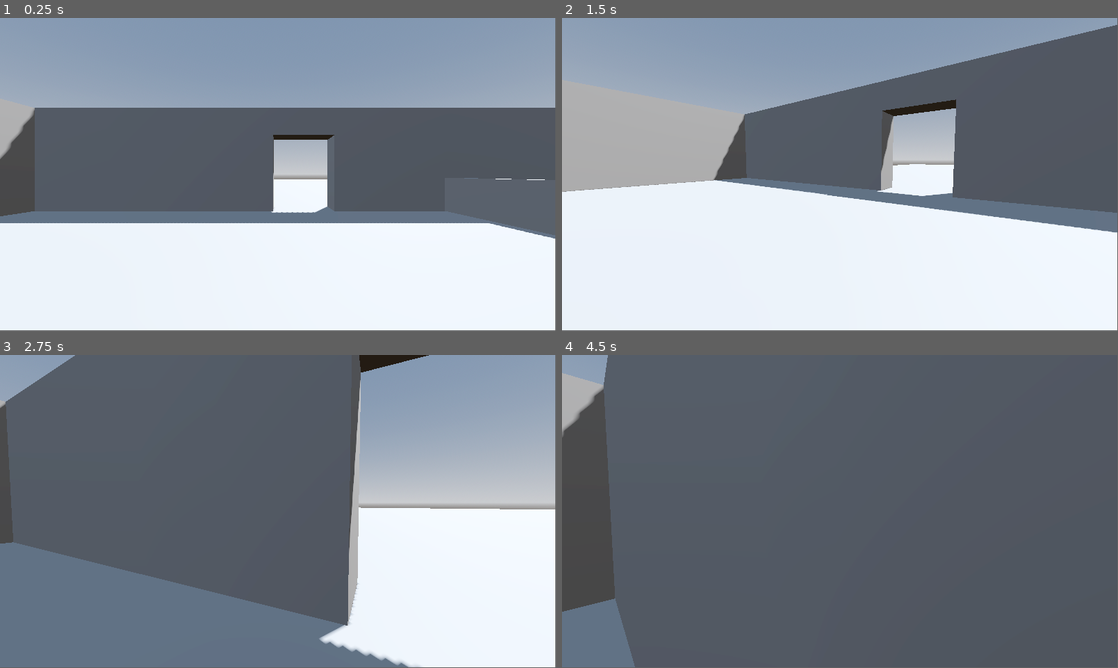
Above: before the commit, frames 1-4 (two rows, left to right).
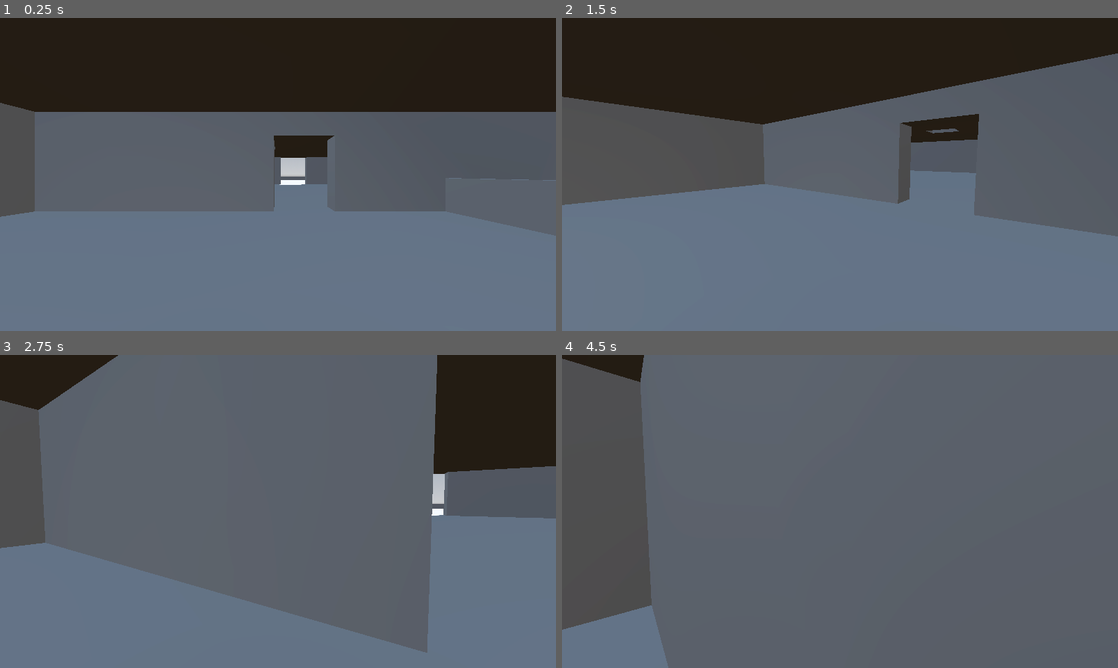
Above: after the commit, the same moments.

Repository: Vienna4k/richardson-alan-3d-project
Game: Godot game, scene res://Scenes/main.tscn
Two runs of this game, one before a commit and one after it. Both use one fixed random seed, a clock stepped at 60 frames per second and the inputs below. The project has no main scene, so this scene is started directly.
Inputs (mouse positions are in pixels of both pictures, inside the frame that each line leads up to):
- Up to frame 1 (0.25 s): no input
- Up to frame 2 (1.5 s): tap Enter (ui_accept) at 0.5, 0.6 s; move the mouse to (962, 158) at 0.52 s; hold D (strafe_right) 0.53-1.28 s; click (962, 158) at 0.67 s; tap Space (jump, bound only after the commit) at 0.77, 1.07 s; tap F (freefly, bound only after the commit) at 0.8, 1.35 s; move the mouse to (812, 174) at 1.27 s; hold W (forward) from 1.28 s (still down)
- Up to frame 3 (2.75 s): keep holding W (forward); tap Space (jump, bound only after the commit) at 1.52, 1.82, 2.3 s; tap Shift (sprint, bound only after the commit) at 1.55, 2.1 s; move the mouse to (289, 505) at 2.02 s
- Up to frame 4 (4.5 s): keep holding W (forward); move the mouse to (834, 514) at 2.77 s; tap Space (jump, bound only after the commit) at 2.85, 3.02, 3.32, 3.77, 4.07 s; click (834, 514) at 2.92 s; tap Enter (ui_accept) at 3.05, 3.6, 4.25 s; move the mouse to (878, 514) at 3.52 s; tap F (freefly, bound only after the commit) at 3.8, 4.35 s; move the mouse to (795, 508) at 4.27 s
The window is 799x449 before the commit and 800x450 after it. Grey fills any space a smaller window leaves; there, only what the larger window draws over its background counts as a difference.

The runs differ from the first frame. In frame 1, 66% of the frame differs, in the area x 0-100%, y 0-100%; in frame 2, 80%; in frame 3, 39%; in frame 4, 3.6%.

Commit message:
Add level geometry, lights and input actions

Diff:
--- a/Scenes/main.tscn
+++ b/Scenes/main.tscn
@@ -26,6 +26,7 @@
 
 [node name="ProtoController" parent="." unique_id=1032252939 instance=ExtResource("1_jjgbg")]
 transform = Transform3D(1, 0, 0, 0, 1, 0, 0, 0, 1, -4.4, 0.4, -17.300001)
+can_sprint = true
 
 [node name="CSGCombiner3D" type="CSGCombiner3D" parent="." unique_id=435496595]
 use_collision = true
@@ -33,6 +34,24 @@
 [node name="CSGBox3D2" type="CSGBox3D" parent="CSGCombiner3D" unique_id=35257026]
 transform = Transform3D(1, 0, 0, 0, 1, 0, 0, 0, 1, 21.899998, -0.4, -43.149998)
 size = Vector3(90.4, 0.2, 113.1)
+
+[node name="CSGBox3D11" type="CSGBox3D" parent="CSGCombiner3D" unique_id=628640713]
+transform = Transform3D(1, 0, 0, 0, 4.5, 0, 0, 0, 1, -2.4000034, 6.0750003, -28.094185)
+size = Vector3(34.8, 0.3, 67.58838)
+
+[node name="CSGBox3D" type="CSGBox3D" parent="CSGCombiner3D/CSGBox3D11" unique_id=934407331]
+transform = Transform3D(1, 0, 0, 0, 1, 0, 0, 0, 1, -3.9, 0, -16.850002)
+operation = 2
+size = Vector3(3, 1, 2.9)
+
+[node name="CSGBox3D13" type="CSGBox3D" parent="CSGCombiner3D" unique_id=826762795]
+transform = Transform3D(-4.371139e-08, 0, 1, 0, 4.5, 0, -1, 0, -4.371139e-08, 32.05, 4.818878, -12.249995)
+size = Vector3(20.7, 0.34172362, 34.100002)
+
+[node name="CSGBox3D" type="CSGBox3D" parent="CSGCombiner3D/CSGBox3D13" unique_id=727234061]
+transform = Transform3D(1, 0, 0, 0, 1, 0, 0, 0, 1, 5.3499985, 0, 5.5)
+operation = 2
+size = Vector3(6.7000003, 1, 12.8)
 
 [node name="CSGBox3D3" type="CSGBox3D" parent="CSGCombiner3D" unique_id=1976982534]
 transform = Transform3D(1, 0, 0, 0, 1, 0, 0, 0, 1, -2.5500002, 2.5499997, -29.8)
@@ -44,16 +63,62 @@
 size = Vector3(3.5, 5.2000003, 4.6)
 
 [node name="CSGBox3D6" type="CSGBox3D" parent="CSGCombiner3D" unique_id=1840061085]
-transform = Transform3D(1, 0, 0, 0, 1, 0, 0, 0, 1, -2.5500002, 2.5499997, 4.800002)
-size = Vector3(34.9, 6.1, 1.69)
+transform = Transform3D(1, 0, 0, 0, 1, 0, 0, 0, 1, -2.5500002, 8.199999, 4.800002)
+size = Vector3(34.9, 17.4, 1.69)
 
-[node name="CSGBox3D4" type="CSGBox3D" parent="CSGCombiner3D" unique_id=989781171]
+[node name="d" type="CSGBox3D" parent="CSGCombiner3D" unique_id=989781171]
 transform = Transform3D(-4.371139e-08, 0, -1, 0, 1, 0, 1, 0, -4.371139e-08, 14.15, 2.5499997, -11.699999)
 size = Vector3(34.9, 6.1, 1.69)
 
+[node name="CSGBox3D13" type="CSGBox3D" parent="CSGCombiner3D/d" unique_id=792942435]
+transform = Transform3D(-4.371139e-08, 0, 1, 0, 1, 0, -1, 0, -4.371139e-08, 1.9422817, -1.1000001, -0.18503189)
+operation = 2
+size = Vector3(3.5, 5.2000003, 4.6)
+
+[node name="d2" type="CSGBox3D" parent="CSGCombiner3D" unique_id=1635994072]
+transform = Transform3D(-4.371139e-08, 0, -1, 0, 1, 0, 1, 0, -4.371139e-08, 14.150002, 2.5499997, -45.48208)
+size = Vector3(32.8, 6.1, 1.69)
+
+[node name="d3" type="CSGBox3D" parent="CSGCombiner3D" unique_id=1177056352]
+transform = Transform3D(-1, 0, 8.742278e-08, 0, 1, 0, -8.742278e-08, 0, -1, -3.2499962, 2.5499997, -61.032078)
+size = Vector3(33.3, 6.1, 1.69)
+
+[node name="CSGBox3D" type="CSGBox3D" parent="CSGCombiner3D/d3" unique_id=714290584]
+transform = Transform3D(1, 0, 0, 0, 1, 0, 0, 0, 1, -2.15, 0.05000043, -0.049999237)
+operation = 2
+size = Vector3(5.3, 6.1, 2.9)
+
+[node name="d4" type="CSGBox3D" parent="CSGCombiner3D" unique_id=1093182114]
+transform = Transform3D(1.3113416e-07, 0, 1, 0, 1, 0, -1, 0, 1.3113416e-07, -19.049997, 2.5499997, -46.032085)
+size = Vector3(31.7, 6.1, 1.69)
+
+[node name="CSGBox3D9" type="CSGBox3D" parent="CSGCombiner3D" unique_id=702165474]
+transform = Transform3D(-1, 0, 8.742278e-08, 0, 1, 0, -8.742278e-08, 0, -1, 31.55, 8.15, -2.7999964)
+size = Vector3(34.9, 17.300001, 1.69)
+
+[node name="CSGBox3D12" type="CSGBox3D" parent="CSGCombiner3D" unique_id=2037473916]
+transform = Transform3D(1.3113416e-07, 0, 1, 0, 1, 0, -1, 0, 1.3113416e-07, 48.25, 8.15, -12.249995)
+size = Vector3(20.6, 17.300001, 1.69)
+
+[node name="CSGBox3D10" type="CSGBox3D" parent="CSGCombiner3D" unique_id=547587400]
+transform = Transform3D(-1, 0, 8.742278e-08, 0, 1, 0, -8.742278e-08, 0, -1, 31.550001, 8.15, -21.699997)
+size = Vector3(34.9, 17.300001, 1.69)
+
 [node name="CSGBox3D5" type="CSGBox3D" parent="CSGCombiner3D" unique_id=617742459]
-transform = Transform3D(-4.371139e-08, 0, -1, 0, 1, 0, 1, 0, -4.371139e-08, -19.150002, 2.5499997, -11.7)
-size = Vector3(34.9, 6.1, 1.69)
+transform = Transform3D(-4.371139e-08, 0, -1, 0, 1, 0, 1, 0, -4.371139e-08, -19.150002, 8.199999, -28.100002)
+size = Vector3(67.700005, 17.4, 1.69)
+
+[node name="CSGBox3D17" type="CSGBox3D" parent="CSGCombiner3D" unique_id=956159376]
+transform = Transform3D(-4.371139e-08, 0, 1, 0, 1, 0, -1, 0, -4.371139e-08, 14.200001, 11.749999, -41.350006)
+size = Vector3(41.100002, 10.1, 1.69)
+
+[node name="CSGBox3D19" type="CSGBox3D" parent="CSGCombiner3D" unique_id=1270574318]
+transform = Transform3D(-4.371139e-08, 0, 1, 0, 1, 0, -1, 0, -4.371139e-08, 14.200003, 11.799999, 0.9999981)
+size = Vector3(9.400001, 10.2, 1.69)
+
+[node name="CSGBox3D18" type="CSGBox3D" parent="CSGCombiner3D" unique_id=1983237602]
+transform = Transform3D(1, 0, 0, 0, 1, 0, 0, 0, 1, -2.5, 11.799999, -61.155003)
+size = Vector3(35, 10.2, 1.4)
 
 [node name="CSGBox3D7" type="CSGBox3D" parent="CSGCombiner3D" unique_id=137868155]
 transform = Transform3D(-4.371139e-08, 0, -1, 0, 1, 0, 1, 0, -4.371139e-08, 5.5450006, 0.54999983, -20.199999)
@@ -71,3 +136,48 @@
 transform = Transform3D(1, 0, 0, 0, 1, 0, 0, 0, 1, 5.5000005, 2.7, -10.900001)
 radius = 0.3
 height = 7.4
+
+[node name="CSGPolygon3D" type="CSGPolygon3D" parent="CSGCombiner3D" unique_id=1171341708]
+transform = Transform3D(-6.72, 0, -6.67572e-07, 0, 5.9718466, 0, 8.0108646e-07, 0, -5.5999994, 42.01848, -0.37999994, -21.44)
+polygon = PackedVector2Array(0, 0, 0.0026803017, 1.0025262, 1, 0)
+depth = 1.29
+
+[node name="CSGBox3D" type="CSGBox3D" parent="CSGCombiner3D" unique_id=391941556]
+transform = Transform3D(1, 0, 0, 0, 1, 0, 0, 0, 1, 44.76351, 5.045944, -17.591415)
+size = Vector3(5.5264893, 1.1220703, 6.7473145)
+
+[node name="CSGBox3D4" type="CSGBox3D" parent="CSGCombiner3D" unique_id=274394849]
+transform = Transform3D(1, 0, 0, 0, 0.5, 0, 0, 0, 1, 39.350002, 0.3, -61.399998)
+size = Vector3(48.9, 2.8, 1)
+
+[node name="CSGBox3D14" type="CSGBox3D" parent="CSGCombiner3D" unique_id=1258448386]
+transform = Transform3D(-4.371139e-08, 0, -1, 0, 0.5, 0, 1, 0, -4.371139e-08, 63.250004, 0.3, -79.799995)
+size = Vector3(36.7, 2.8, 1)
+
+[node name="CSGBox3D16" type="CSGBox3D" parent="CSGCombiner3D" unique_id=1478530794]
+transform = Transform3D(-4.371139e-08, 0, -1, 0, 0.5, 0, 1, 0, -4.371139e-08, -19.15, 0.3, -79.799995)
+size = Vector3(36.7, 2.8, 1)
+
+[node name="CSGBox3D15" type="CSGBox3D" parent="CSGCombiner3D" unique_id=1879996997]
+transform = Transform3D(-1, 0, 8.742278e-08, 0, 0.5, 0, -8.742278e-08, 0, -1, 22.150002, 0.3, -97.6)
+size = Vector3(82.700005, 2.8, 1)
+
+[node name="CSGBox3D20" type="CSGBox3D" parent="CSGCombiner3D" unique_id=524376696]
+transform = Transform3D(1, 0, 0, 0, 1, 0, 0, 0, 1, -2.5499988, 16.5, -28.150002)
+size = Vector3(34.9, 1, 67.3)
+
+[node name="CSGBox3D21" type="CSGBox3D" parent="CSGCombiner3D" unique_id=1941432149]
+transform = Transform3D(-4.371139e-08, 0, 1, 0, 1, 0, -1, 0, -4.371139e-08, 31.999996, 16.5, -12.250001)
+size = Vector3(20.7, 1, 34.2)
+
+[node name="SpotLight3D" type="SpotLight3D" parent="." unique_id=1070403760]
+transform = Transform3D(0.8660254, -0.3213938, 0.3830222, 0, 0.7660444, 0.6427876, -0.5, -0.55667037, 0.6634139, 0, 4.5, 0)
+light_energy = 2.743
+spot_range = 63.4
+spot_angle = 52.413376
+
+[node name="SpotLight3D2" type="SpotLight3D" parent="." unique_id=1211419319]
+transform = Transform3D(0.7660444, 0.2198463, -0.60402274, 0, 0.9396925, 0.34202015, 0.6427875, -0.2620026, 0.71984625, 15.2422695, 2.9679115, -3.8454607)
+light_energy = 2.585
+spot_range = 63.4
+spot_angle = 52.413376
--- a/Scenes/proto_controller/proto_controller.gd
+++ b/Scenes/proto_controller/proto_controller.gd
@@ -38,7 +38,7 @@
 ## Name of Input Action to move Backward.
 @export var input_back : String = "backward"
 ## Name of Input Action to Jump.
-@export var input_jump : String = "ui_accept"
+@export var input_jump : String = "jump"
 ## Name of Input Action to Sprint.
 @export var input_sprint : String = "sprint"
 ## Name of Input Action to toggle freefly mode.
--- a/project.godot
+++ b/project.godot
@@ -13,6 +13,11 @@
 config/name="RichardsonAlan_3DProject"
 config/features=PackedStringArray("4.6", "Forward Plus")
 config/icon="res://icon.svg"
+
+[display]
+
+window/size/viewport_width=1280
+window/size/viewport_height=720
 
 [input]
 
@@ -36,6 +41,21 @@
 "events": [Object(InputEventKey,"resource_local_to_scene":false,"resource_name":"","device":-1,"window_id":0,"alt_press …(192 unchanged characters)…
 ]
 }
+jump={
+"deadzone": 0.2,
+"events": [Object(InputEventKey,"resource_local_to_scene":false,"resource_name":"","device":-1,"window_id":0,"alt_pressed":false,"shift_pressed":false,"ctrl_pressed":false,"meta_pressed":false,"pressed":false,"keycode":0,"physical_keycode":32,"key_label":0,"unicode":32,"location":0,"echo":false,"script":null)
+]
+}
+sprint={
+"deadzone": 0.2,
+"events": [Object(InputEventKey,"resource_local_to_scene":false,"resource_name":"","device":-1,"window_id":0,"alt_pressed":false,"shift_pressed":false,"ctrl_pressed":false,"meta_pressed":false,"pressed":false,"keycode":0,"physical_keycode":4194325,"key_label":0,"unicode":0,"location":0,"echo":false,"script":null)
+]
+}
+freefly={
+"deadzone": 0.2,
+"events": [Object(InputEventKey,"resource_local_to_scene":false,"resource_name":"","device":-1,"window_id":0,"alt_pressed":false,"shift_pressed":false,"ctrl_pressed":false,"meta_pressed":false,"pressed":false,"keycode":0,"physical_keycode":70,"key_label":0,"unicode":102,"location":0,"echo":false,"script":null)
+]
+}
 
 [physics]
 
